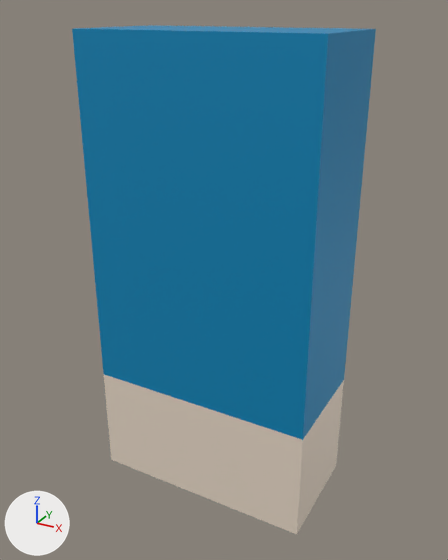
One commit to the glTF model Assets/Chaps/All/Chars/Char18/Parts/Char18-Arm1.gltf: the scene before it, then after it.
Camera for both pictures: a camera (50 mm lens) standing at (8.39, -1.82, 15.14) and looking at (6.01, 2.5, 12.98). The lights are fixed; the arrows at lower left show +X, +Y and +Z. The older version comes first. Where no turn or scale is listed for an object, it has been applied to the vertices. Vertices at exactly the same position are counted once.

Script lines for the objects in view, before the commit:
```python
me_mesh_0 = bpy.data.meshes.new('Mesh_0')
me_mesh_0.from_pydata(...)  # 30 vertices, 56 faces; spans x 5.0..7.0, y 2.0..3.0, z 11.0..15.0
me_mesh_0.materials.append(mat_material_1)
ob_mesh_0 = bpy.data.objects.new('Mesh_0', me_mesh_0)
ob_mesh_0.location = (0.0, 0.0, 0.0)
```
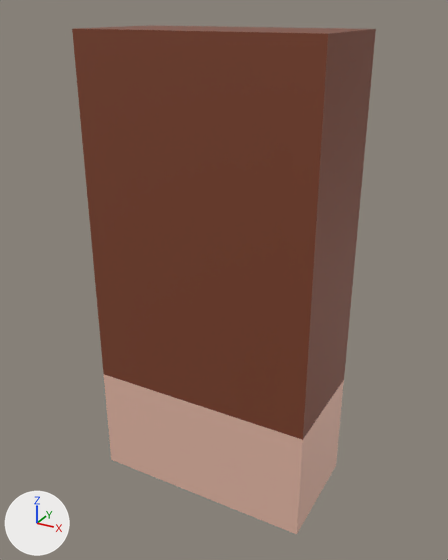
Pixel boxes (x1, y1, x2, y2) of what changed, in the pictures (448 x 560 px):
part 1 of me_mesh_0, recoloured (cyan to brown)
    both: (72, 25, 376, 440)
part 2 of me_mesh_0, recoloured (pale yellow to beige)
    both: (104, 375, 344, 534)

The edits, one by one:
me_mesh_0 has 30 vertices, 56 faces and spans x 5.0..7.0, y 2.0..3.0, z 11.0..15.0.
me_mesh_0 is used by ob_mesh_0; location (0.0, 0.0, 0.0).
me_mesh_0 part 1: 40 faces centred in x 5.0..7.0, y 2.0..3.0, z 12.33..15.0 are repainted in the vertex colours; the middle colour goes from cyan #008dc1 to brown #864932.
me_mesh_0 part 2: 16 faces centred in x 5.0..7.0, y 2.0..3.0, z 11.0..11.67 are repainted in the vertex colours; the middle colour goes from pale yellow #f7e7d5 to beige #f5c6b3.
